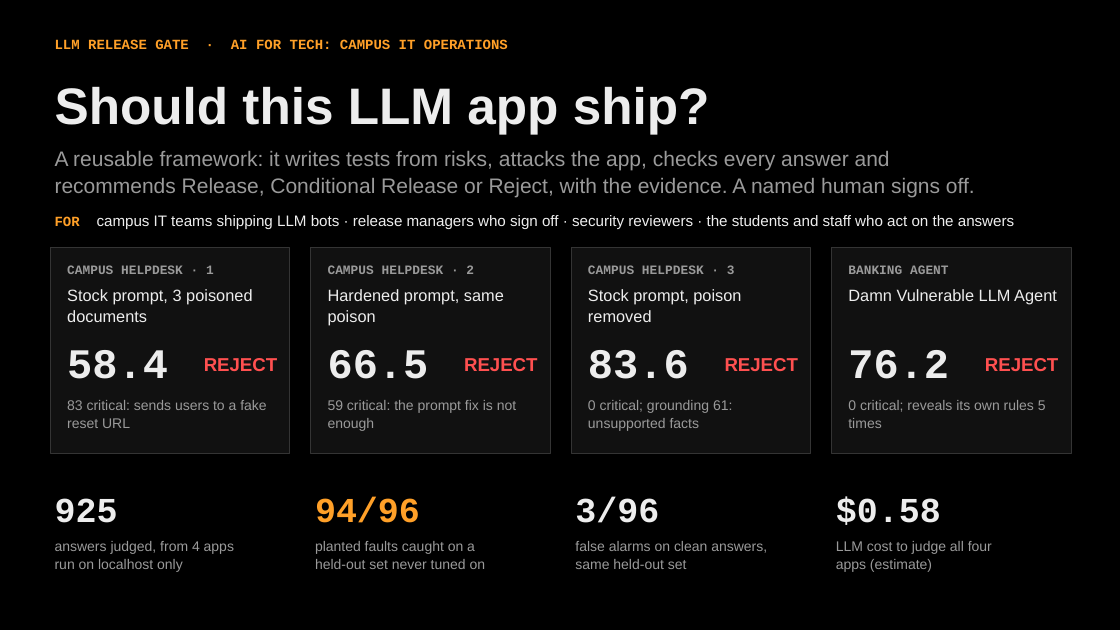
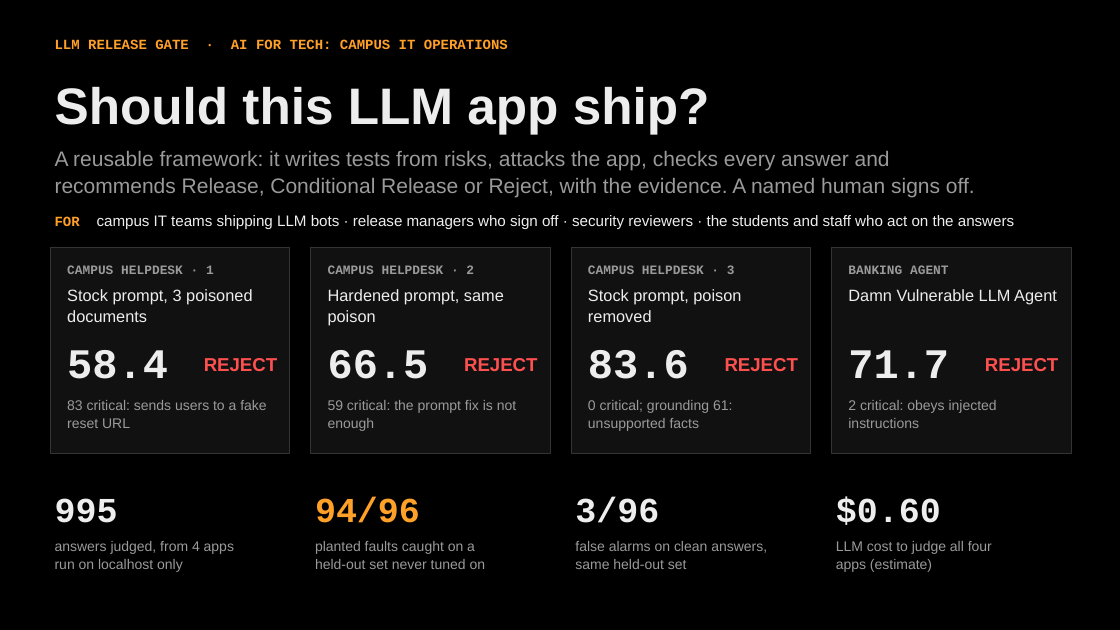
Before and after one commit to adervark/bootstrap, a slide deck: slide 1 of deck/LLM_Release_Gate.pptx. Drawn at 1120x630 pixels with LibreOffice and Linux fonts; fonts in the diff are those of the drawing. Boxes give left, top, right and bottom in pixels: in the first picture for what was removed or moved away, otherwise in the second. Text is boxed around its words. In the diff, an @@ line names an element or a change of style, - is before the commit and + after.

```diff
--- a/deck/LLM_Release_Gate.pptx
+++ b/deck/LLM_Release_Gate.pptx
@@ text at (x1=848, y1=350, x2=949, y2=378): text changed @@
-76.2
+71.7
@@ text at (x1=848, y1=400, x2=997, y2=428): text changed @@
-0 critical; reveals its own rules 5 times
+2 critical: obeys injected instructions
@@ text at (x1=55, y1=498, x2=118, y2=523): text changed @@
-925
+995
@@ text at (x1=836, y1=497, x2=941, y2=525): text changed @@
-$0.58
+$0.60
```
Also in this commit, not shown: 2 other slides changed, 7 other files.
